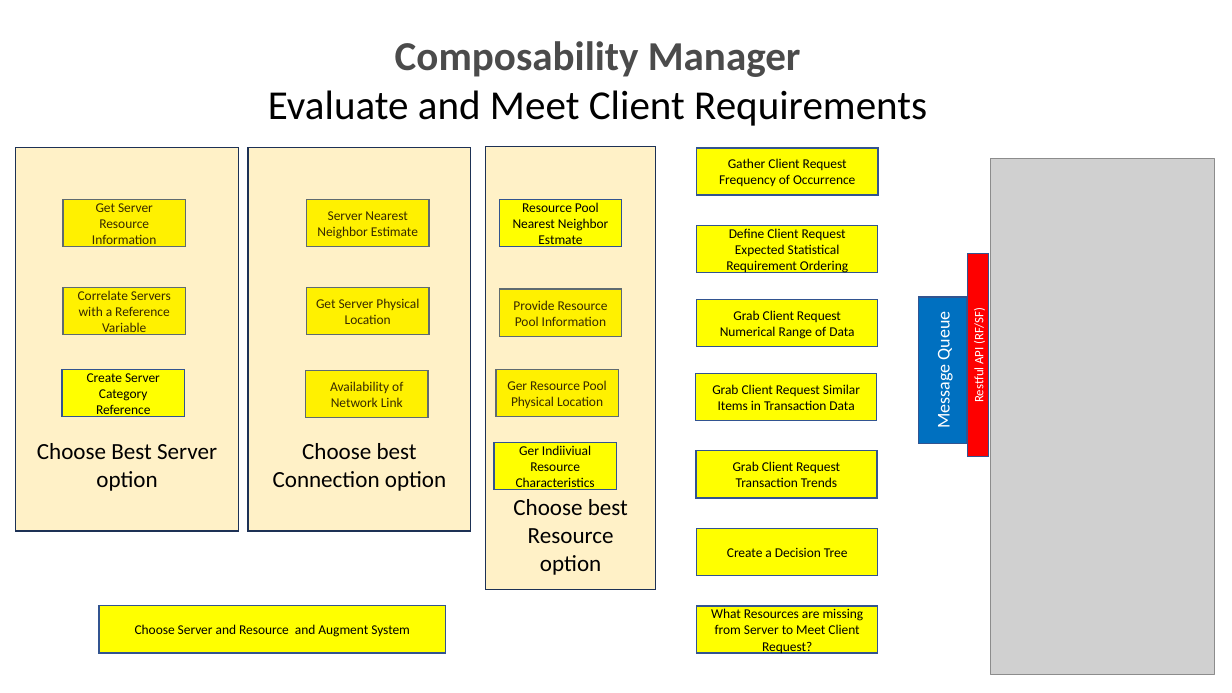
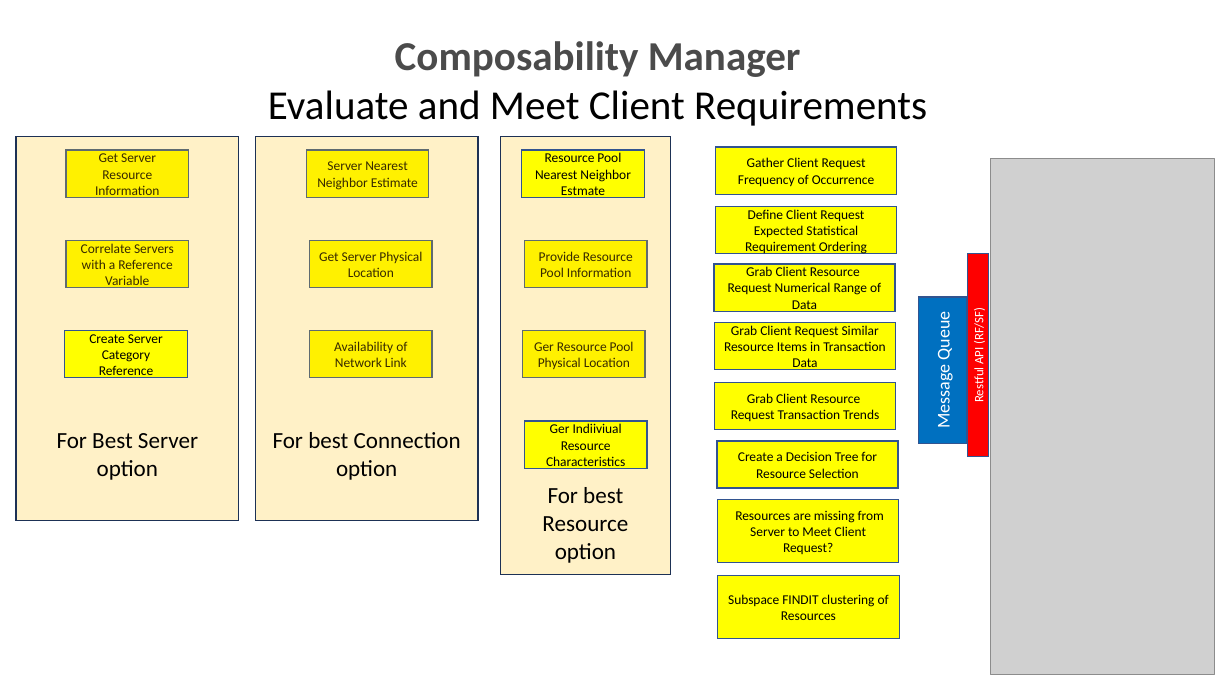
Before and after one commit to OFMFWG/ComposabilityManagerDocs, a slide deck: slide 11 of Composition_Framework_July_2023_1.pptx. Drawn at 1232x693 pixels with LibreOffice and Linux fonts; fonts in the diff are those of the drawing; grey boxes stand for pictures. Boxes give left, top, right and bottom in pixels: in the first picture for what was removed or moved away, otherwise in the second. Text is boxed around its words. In the diff, an @@ line names an element or a change of style, - is before the commit and + after.

Commit message:
New modifications to the Composability Selection and Client Evaluation blocks

```diff
--- a/Composition_Framework_July_2023_1.pptx
+++ b/Composition_Framework_July_2023_1.pptx
@@ rectangle "For Best Server option": place and size @@
-rectangle "For Best Server option" at box(16, 147, 238, 531)
+rectangle "For Best Server option" at box(16, 137, 238, 520)
@@ rectangle "For best Connection option": place and size @@
-rectangle "For best Connection option" at box(248, 147, 470, 531)
+rectangle "For best Connection option" at box(255, 137, 478, 520)
@@ rectangle "For best Resource option": place and size @@
-rectangle "For best Resource option" at box(486, 147, 656, 590)
+rectangle "For best Resource option" at box(500, 137, 671, 575)
@@ rectangle "Gather Client Request Frequency of ...": place and size @@
-rectangle "Gather Client Request Frequency of ..." at box(697, 148, 878, 195)
+rectangle "Gather Client Request Frequency of ..." at box(715, 147, 897, 194)
@@ rectangle "Get Server Resource Information": place and size @@
-rectangle "Get Server Resource Information" at box(63, 200, 186, 247)
+rectangle "Get Server Resource Information" at box(67, 150, 189, 197)
@@ rectangle "Server Nearest Neighbor Estimate": place and size @@
-rectangle "Server Nearest Neighbor Estimate" at box(307, 200, 430, 247)
+rectangle "Server Nearest Neighbor Estimate" at box(307, 150, 430, 197)
@@ rectangle "Resource Pool Nearest Neighbor Estmate": place and size @@
-rectangle "Resource Pool Nearest Neighbor Estmate" at box(499, 200, 622, 247)
+rectangle "Resource Pool Nearest Neighbor Estmate" at box(522, 150, 645, 197)
@@ rectangle "Define Client Request Expected Statistical ...": place and size @@
-rectangle "Define Client Request Expected Statistical ..." at box(697, 226, 878, 273)
+rectangle "Define Client Request Expected Statistical ..." at box(715, 207, 897, 254)
@@ rectangle "Correlate Servers with a Reference ...": place and size @@
-rectangle "Correlate Servers with a Reference ..." at box(63, 287, 186, 335)
+rectangle "Correlate Servers with a Reference ..." at box(67, 240, 189, 287)
@@ rectangle "Get Server Physical Location": place and size @@
-rectangle "Get Server Physical Location" at box(307, 287, 430, 335)
+rectangle "Get Server Physical Location" at box(310, 240, 433, 287)
@@ rectangle "Provide Resource Pool Information": place and size @@
-rectangle "Provide Resource Pool Information" at box(499, 289, 622, 336)
+rectangle "Provide Resource Pool Information" at box(525, 240, 648, 287)
@@ rectangle "Grab Client Resource Request Numerical ...": place and size @@
-rectangle "Grab Client Resource Request Numerical ..." at box(697, 299, 878, 347)
+rectangle "Grab Client Resource Request Numerical ..." at box(714, 264, 896, 311)
@@ text in rectangle at box(728, 266, 881, 312): text changed @@
-Grab Client Request Numerical Range of Data
+Grab Client Resource Request Numerical Range of Data
@@ rectangle "Grab Client Request Similar Resource ...": place and size @@
-rectangle "Grab Client Request Similar Resource ..." at box(696, 373, 877, 421)
+rectangle "Grab Client Request Similar Resource ..." at box(714, 323, 896, 370)
@@ text in rectangle at box(724, 325, 885, 371): text changed @@
-Grab Client Request Similar Items in Transaction Data
+Grab Client Request Similar Resource Items in Transaction Data
@@ rectangle "Create Server Category Reference": place and size @@
-rectangle "Create Server Category Reference" at box(62, 370, 185, 417)
+rectangle "Create Server Category Reference" at box(65, 331, 188, 378)
@@ rectangle "Availability of Network Link": place and size @@
-rectangle "Availability of Network Link" at box(306, 371, 429, 418)
+rectangle "Availability of Network Link" at box(310, 331, 433, 378)
@@ rectangle "Ger Resource Pool Physical Location": place and size @@
-rectangle "Ger Resource Pool Physical Location" at box(496, 370, 619, 417)
+rectangle "Ger Resource Pool Physical Location" at box(523, 331, 646, 378)
@@ rectangle "Grab Client Resource Request Transaction ...": place and size @@
-rectangle "Grab Client Resource Request Transaction ..." at box(696, 451, 877, 498)
+rectangle "Grab Client Resource Request Transaction ..." at box(714, 383, 896, 430)
@@ text in rectangle at box(731, 393, 879, 421): text changed @@
-Grab Client Request Transaction Trends
+Grab Client Resource Request Transaction Trends
@@ text in rectangle at box(57, 433, 198, 480): text changed @@
-Choose Best Server option
+For Best Server option
@@ text in rectangle at box(273, 432, 461, 480): text changed @@
-Choose best Connection option
+For best Connection option
@@ rectangle "Ger Indiiviual Resource Characteristics": place and size @@
-rectangle "Ger Indiiviual Resource Characteristics" at box(494, 443, 617, 490)
+rectangle "Ger Indiiviual Resource Characteristics" at box(525, 421, 648, 469)
@@ rectangle "Create a Decision Tree for ...": place and size @@
-rectangle "Create a Decision Tree for ..." at box(697, 529, 878, 576)
+rectangle "Create a Decision Tree for ..." at box(717, 441, 898, 488)
@@ text in rectangle at box(738, 451, 877, 478): text changed @@
-Create a Decision Tree
+Create a Decision Tree for Resource Selection
@@ text in rectangle at box(542, 487, 628, 563): text changed @@
-Choose best Resource option
+For best Resource option
@@ rectangle "Resources are missing from Server ...": place and size @@
-rectangle "Resources are missing from Server ..." at box(697, 606, 878, 653)
+rectangle "Resources are missing from Server ..." at box(718, 499, 899, 562)
@@ text in rectangle at box(735, 510, 884, 554): text changed @@
-What Resources are missing from Server to Meet Client Request?
+Resources are missing from Server to Meet Client Request?
@@ rectangle added at box(718, 576, 900, 639), fill #FFFF00, outline #325491 1 pt, 10.5 pt, text #000000 @@
+Subspace FINDIT clustering of Resources
@@ rectangle removed at box(99, 606, 445, 653) @@
-Choose Server and Resource and Augment System
```
Also in this commit, not shown: 2 other slides changed.
